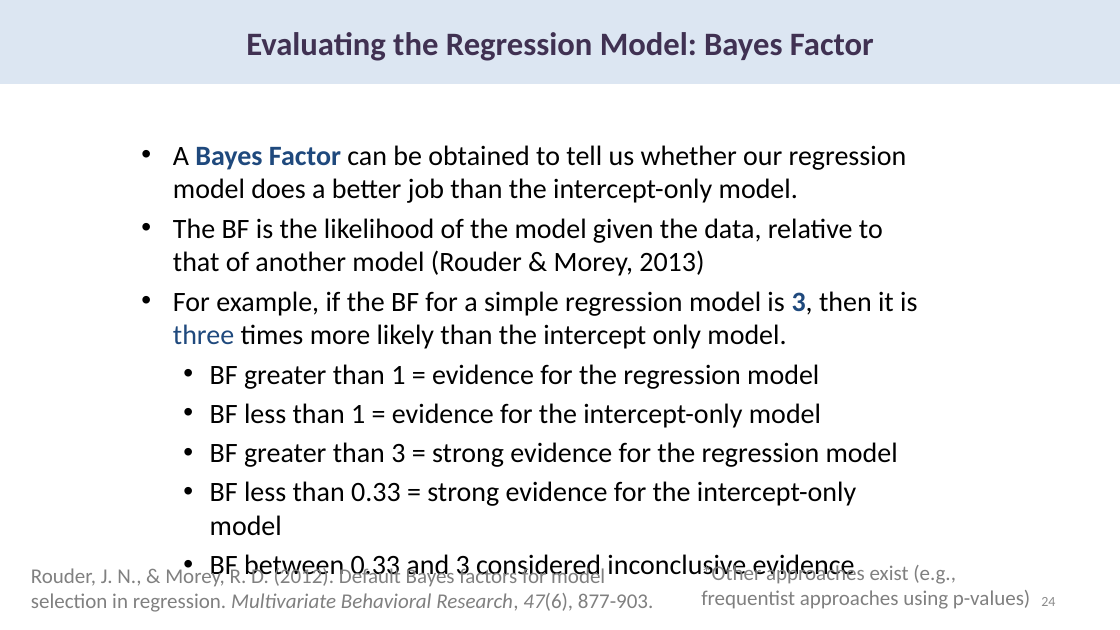
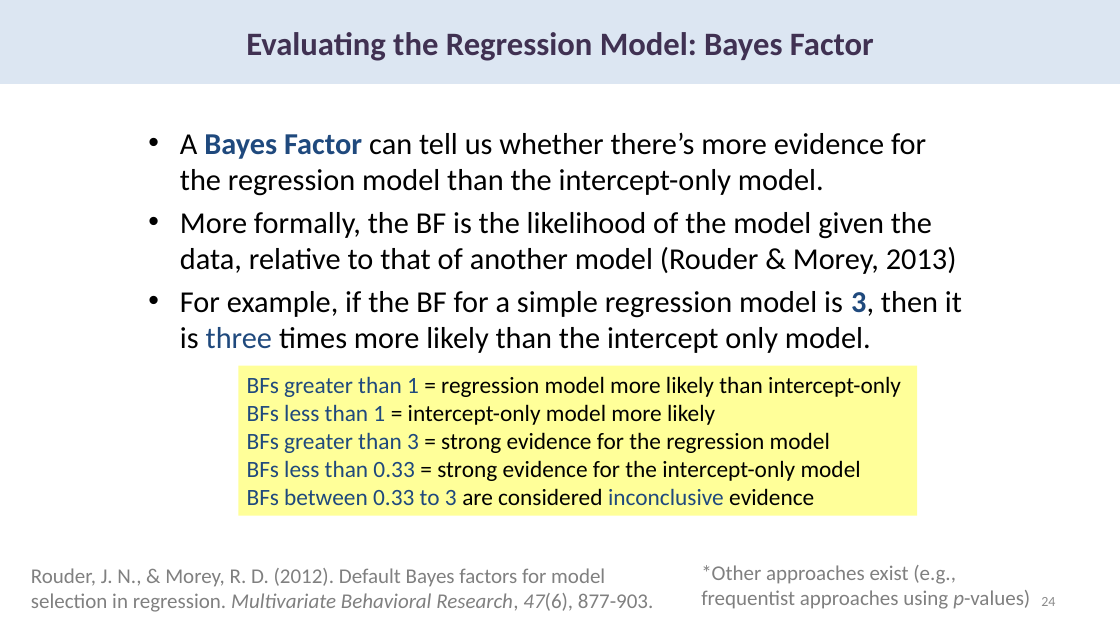
Before and after one commit to chrisjberry/datafluencyCB, a slide deck: slide 24 of docs/slides/PSYC753_L1_SimpleRegression.pptx. Drawn at 1120x630 pixels with LibreOffice and Linux fonts; fonts in the diff are those of the drawing. Boxes give left, top, right and bottom in pixels: in the first picture for what was removed or moved away, otherwise in the second. Text is boxed around its words. In the diff, an @@ line names an element or a change of style, - is before the commit and + after.

```diff
--- a/docs/slides/PSYC753_L1_SimpleRegression.pptx
+++ b/docs/slides/PSYC753_L1_SimpleRegression.pptx
@@ text "A Bayes Factor can tell ...": place and size @@
-text "A Bayes Factor can tell ..." at (173,145,917,536)
+text "A Bayes Factor can tell ..." at (180,132,962,353)
@@ text at (180,132,957,274): text changed; size 24.1 to 26 pt @@
-• A Bayes Factor can be obtained to tell us whether our regression model does a better job than the intercept-only model.
-• The BF is the likelihood of the model given the data, relative to that of another model (Rouder & Morey, 2013)
+• A Bayes Factor can tell us whether there’s more evidence for the regression model than the intercept-only model.
+• More formally, the BF is the likelihood of the model given the data, relative to that of another model (Rouder & Morey, 2013)
@@ text at (180,291,962,353): size 24.1 to 26 pt in "For example, if the BF for a ..." @@
@@ text at (210,364,898,536): paragraphs removed @@
-  • BF greater than 1 = evidence for the regression model
-  • BF less than 1 = evidence for the intercept-only model
-  • BF greater than 3 = strong evidence for the regression model
-  • BF less than 0.33 = strong evidence for the intercept-only model
-  • BF between 0.33 and 3 considered inconclusive evidence
@@ rectangle added at (239,365,918,515), fill #FFFF99, 20 pt, text #000000 @@
+BFs greater than 1 = regression model more likely than intercept-only
+BFs less than 1 = intercept-only model more likely
+BFs greater than 3 = strong evidence for the regression model
+BFs less than 0.33 = strong evidence for the intercept-only model
+BFs between 0.33 to 3 are considered inconclusive evidence
@@ text "*Other approaches exist (e.g., frequentist ..." at (701,565,1030,609): italic on in "p-values)" @@
```
Also in this commit, not shown: 8 other slides changed.
